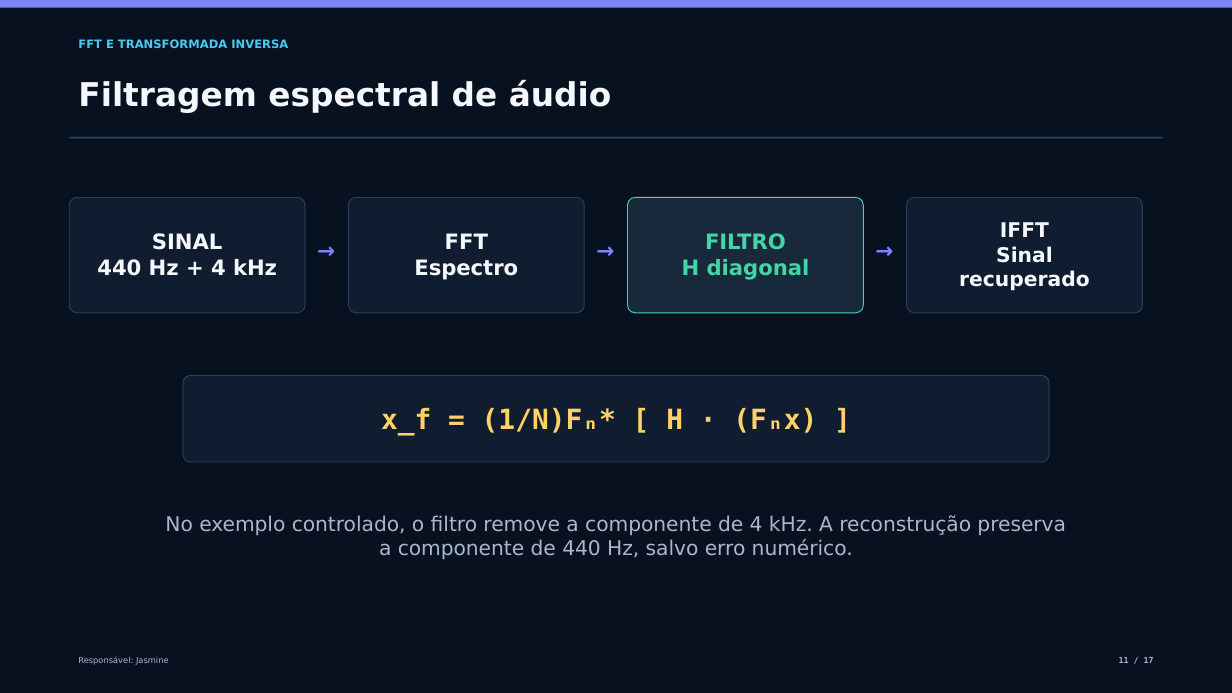
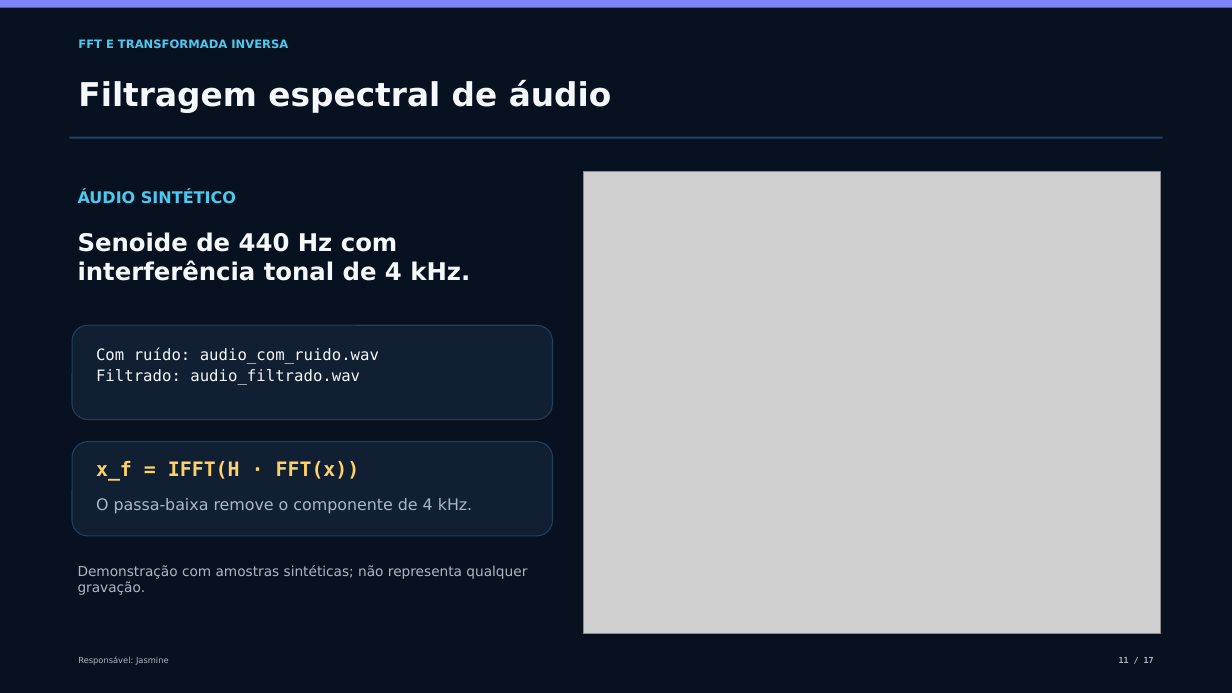
Before and after one commit to Jasmineggril/algebra-linear-fft, a slide deck: slide 11 of Seminario_Algebra_Linear_FFT.pptx. Drawn at 1232x693 pixels with LibreOffice and Linux fonts; fonts in the diff are those of the drawing; grey boxes stand for pictures. Boxes give left, top, right and bottom in pixels: in the first picture for what was removed or moved away, otherwise in the second. Text is boxed around its words. In the diff, an @@ line names an element or a change of style, - is before the commit and + after.

```diff
--- a/Seminario_Algebra_Linear_FFT.pptx
+++ b/Seminario_Algebra_Linear_FFT.pptx
@@ picture added at [584,172,1161,633] @@
@@ rounded rectangle removed at [69,198,305,313] @@
@@ text added at [78,191,236,204], 12.5 pt, text #4CC9F0, bold @@
+ÁUDIO SINTÉTICO
@@ rounded rectangle removed at [348,198,584,313] @@
@@ rounded rectangle removed at [628,198,863,313] @@
@@ rounded rectangle removed at [907,198,1142,313] @@
@@ text "Senoide de 440 Hz com ..." at [78,232,470,281]: vertical alignment middle to top @@
@@ text at [78,232,470,281]: text changed; size 16.5 to 19 pt @@
-SINAL
-440 Hz + 4 kHz
+Senoide de 440 Hz com interferência tonal de 4 kHz.
@@ text removed at [308,229,345,272] @@
-→
@@ text removed at [414,233,518,280] @@
-FFT
-Espectro
@@ text removed at [587,229,624,272] @@
-→
@@ text removed at [682,233,810,280] @@
-FILTRO
-H diagonal
@@ text removed at [867,229,904,272] @@
-→
@@ text removed at [959,222,1090,291] @@
-IFFT
-Sinal recuperado
@@ rounded rectangle added at [72,325,553,420], fill #111F32, outline #24405F 0.8 pt @@
@@ text added at [96,347,379,385], 12.2 pt, text #F4F7FB @@
+Com ruído: audio_com_ruido.wav
+Filtrado: audio_filtrado.wav
@@ rounded rectangle removed at [183,375,1050,462] @@
@@ text removed at [381,407,817,435] @@
-x_f = (1/N)Fₙ* [ H · (Fₙx) ]
@@ rounded rectangle added at [72,442,553,536], fill #111F32, outline #24405F 0.8 pt @@
@@ text added at [96,461,360,481], 15.5 pt, text #FFD166, bold @@
+x_f = IFFT(H · FFT(x))
@@ text added at [96,498,472,513], 12.4 pt, text #AAB7C9 @@
+O passa-baixa remove o componente de 4 kHz.
@@ text removed at [165,515,1066,559] @@
-No exemplo controlado, o filtro remove a componente de 4 kHz. A reconstrução preserva a componente de 440 Hz, salvo erro numérico.
@@ text added at [78,565,527,595], 10.7 pt, text #AAB7C9 @@
+Demonstração com amostras sintéticas; não representa qualquer gravação.
```
Also in this commit, not shown: 5 other slides changed, 4 other files.
